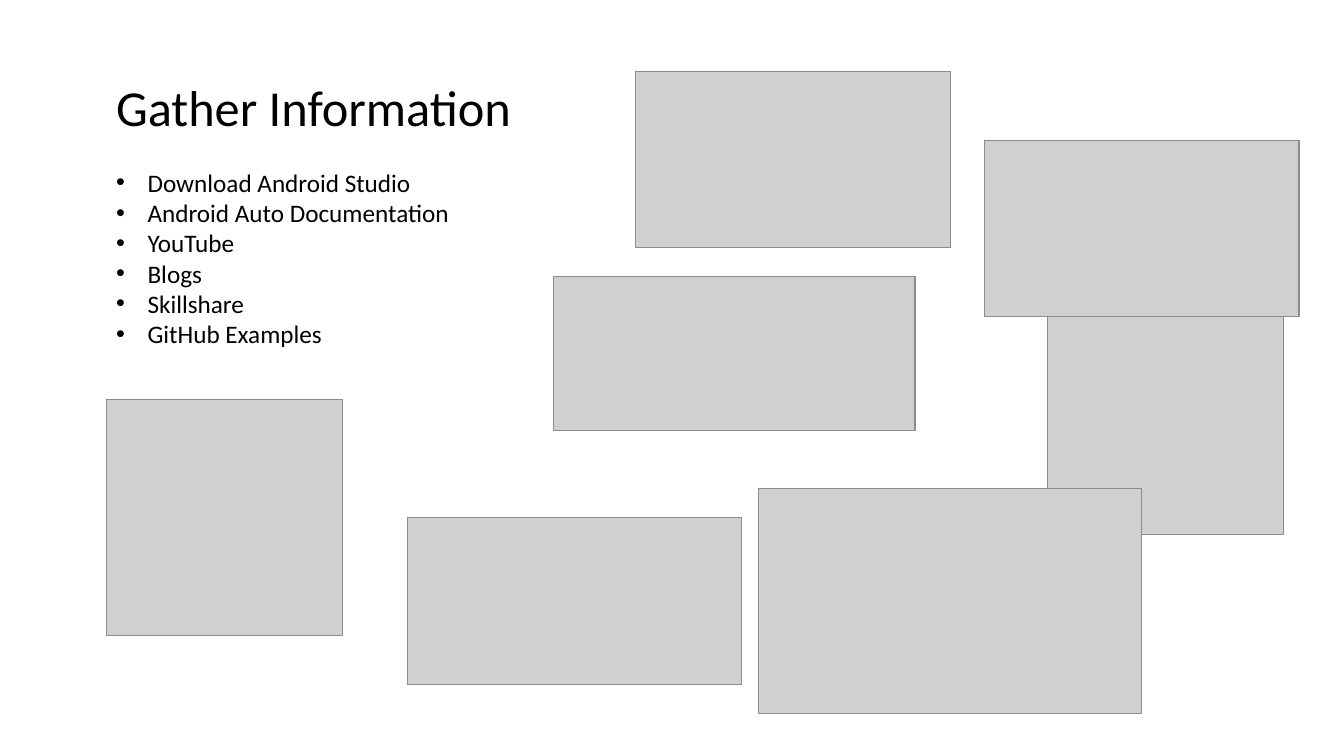
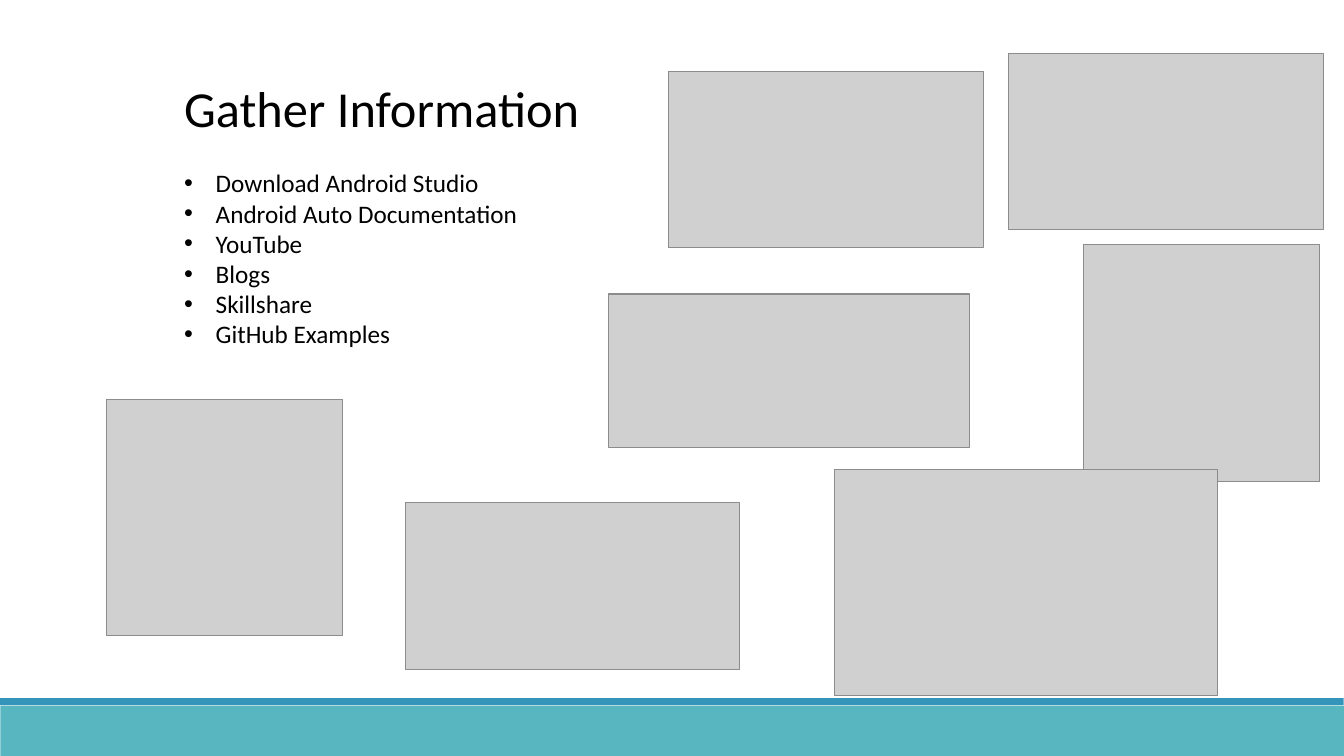
Before and after one commit to AA323/android-auto-testing, a slide deck: slide 2 of Presentation/Android Auto Message App.pptx. Drawn at 1344x756 pixels with LibreOffice and Linux fonts; fonts in the diff are those of the drawing; grey boxes stand for pictures. Boxes give left, top, right and bottom in pixels: in the first picture for what was removed or moved away, otherwise in the second. Text is boxed around its words. In the diff, an @@ line names an element or a change of style, - is before the commit and + after.

Commit message:
add photos and screenshots to presentation

```diff
--- a/Presentation/Android Auto Message App.pptx
+++ b/Presentation/Android Auto Message App.pptx
@@ picture: place and size @@
-picture at (984, 140, 1299, 317)
+picture at (1008, 53, 1323, 230)
@@ text "Gather Information": place and size @@
-text "Gather Information" at (116, 91, 511, 347)
+text "Gather Information" at (184, 92, 579, 347)
@@ picture: place and size @@
-picture at (636, 72, 951, 248)
+picture at (668, 72, 983, 248)
@@ picture: place and size @@
-picture at (1048, 298, 1284, 534)
+picture at (1084, 245, 1320, 481)
@@ picture: place and size @@
-picture at (554, 277, 914, 431)
+picture at (609, 294, 970, 448)
@@ picture: place and size @@
-picture at (759, 488, 1142, 714)
+picture at (835, 470, 1218, 696)
@@ picture: place and size @@
-picture at (407, 518, 741, 686)
+picture at (405, 502, 739, 669)
@@ rectangle added at (0, 706, 1344, 756), fill #58B6C0 @@
@@ rectangle added at (0, 699, 1344, 706), fill #3494BA @@
```
Also in this commit, not shown: 5 other slides changed, 3 other files.
